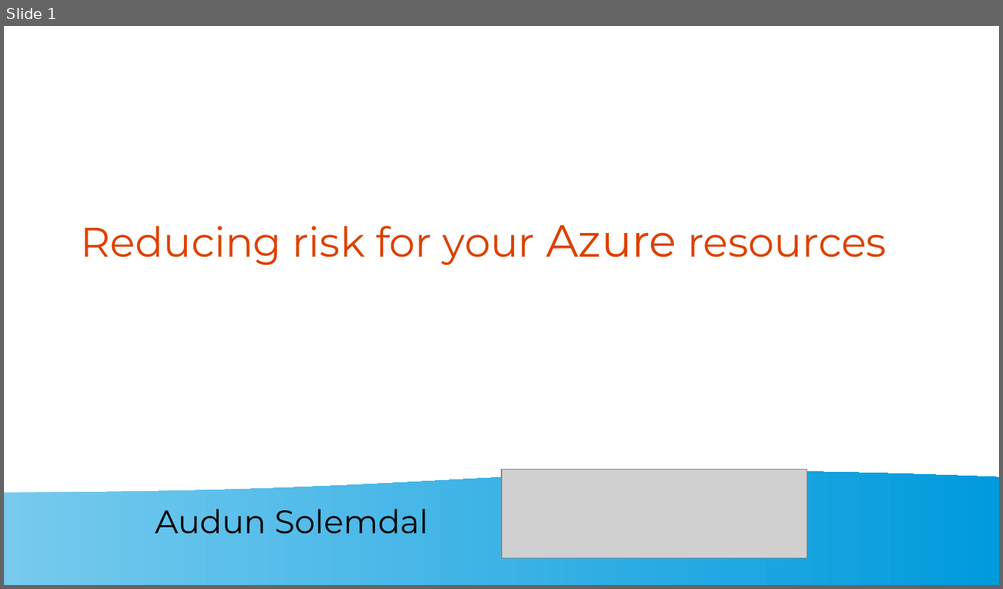
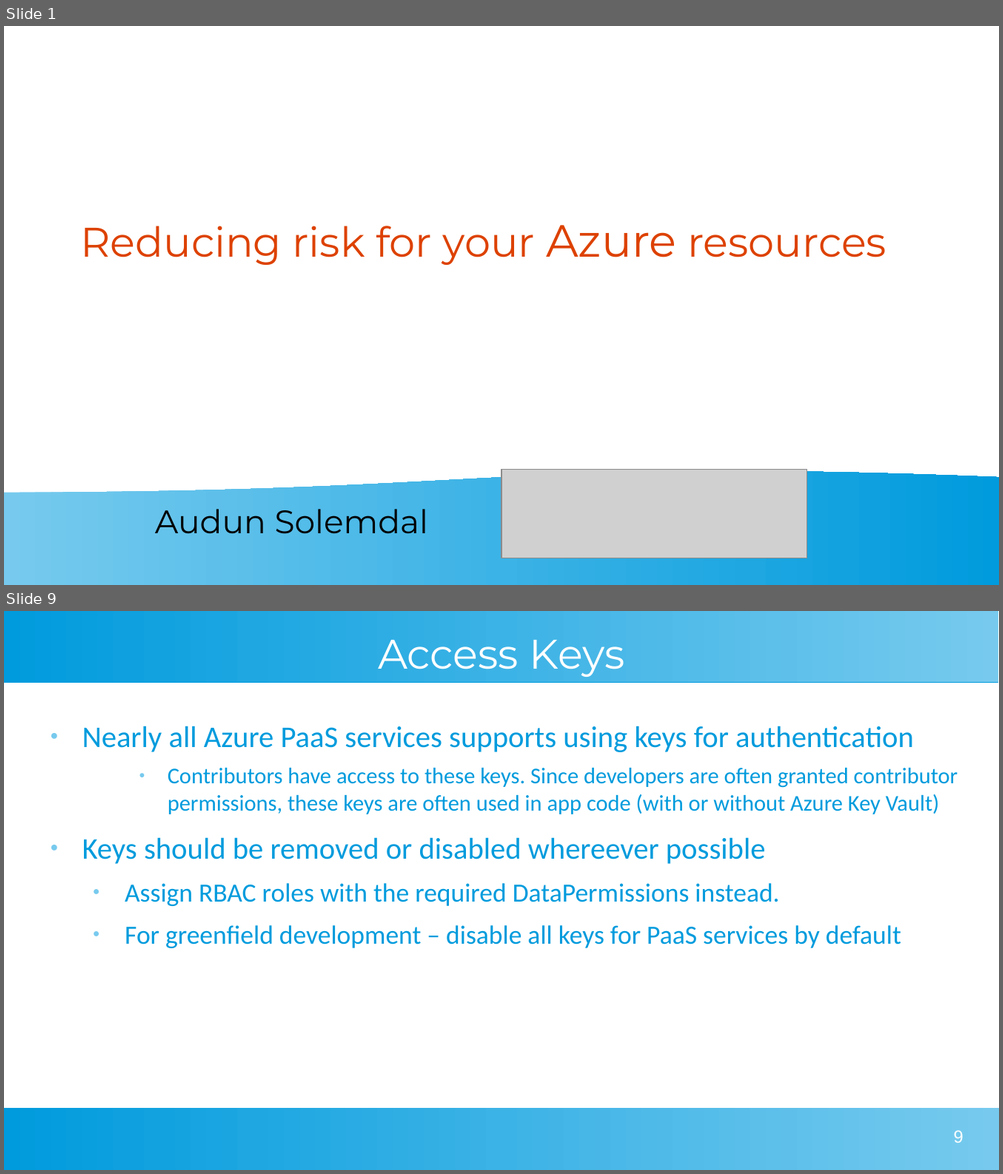
Before and after one commit to solomson/solom.tech, a slide deck: assets/presentations/reducing-azure-risk.odp. Shown one above the other, each under a label of ours: slide 1 before the commit, slides 1 and 9 after it; the slides between them are not shown. The pictures are 1003x589 and 1003x1174 pixels, drawn with LibreOffice and Linux fonts; fonts in the diff are those of the drawing; grey boxes stand for pictures. Boxes give left, top, right and bottom in pixels: in the first picture for what was removed or moved away, otherwise in the second. Text is boxed around its words. In the diff, an @@ line names an element or a change of style, - is before the commit and + after.

```diff
--- a/assets/presentations/reducing-azure-risk.odp
+++ b/assets/presentations/reducing-azure-risk.odp
@@ slide 9 added at (4,611,999,1170), background #FFFFFF @@
@@ rectangle added at (4,611,999,682), fill gradient #77CAEE to #75C9EE to #73C9ED to #71C8ED to #6FC7ED to #6EC6ED @@
@@ title added at (378,640,625,677), 33 pt, text #FFFFFF @@
+Access Keys
@@ text added at (82,726,958,948), 18 pt, text #009BDD @@
+● Nearly all Azure PaaS services supports using keys for authentication
+    ● Contributors have access to these keys. Since developers are often granted contributor permissions, these keys are often used in app code (with or without Azure Key Vault)
+● Keys should be removed or disabled whereever possible
+  ● Assign RBAC roles with the required DataPermissions instead.
+  ● For greenfield development – disable all keys for PaaS services by default
@@ rectangle added at (4,1108,999,1170), fill gradient #77CAEE to #75C9EE to #73C9ED to #71C8ED to #6FC7ED to #6EC6ED @@
@@ page number added at (953,1130,963,1143), 14 pt, text #FFFFFF @@
+9
```
Also in this commit, not shown: 21 other slides added, 1 slide removed, 4 other files.
